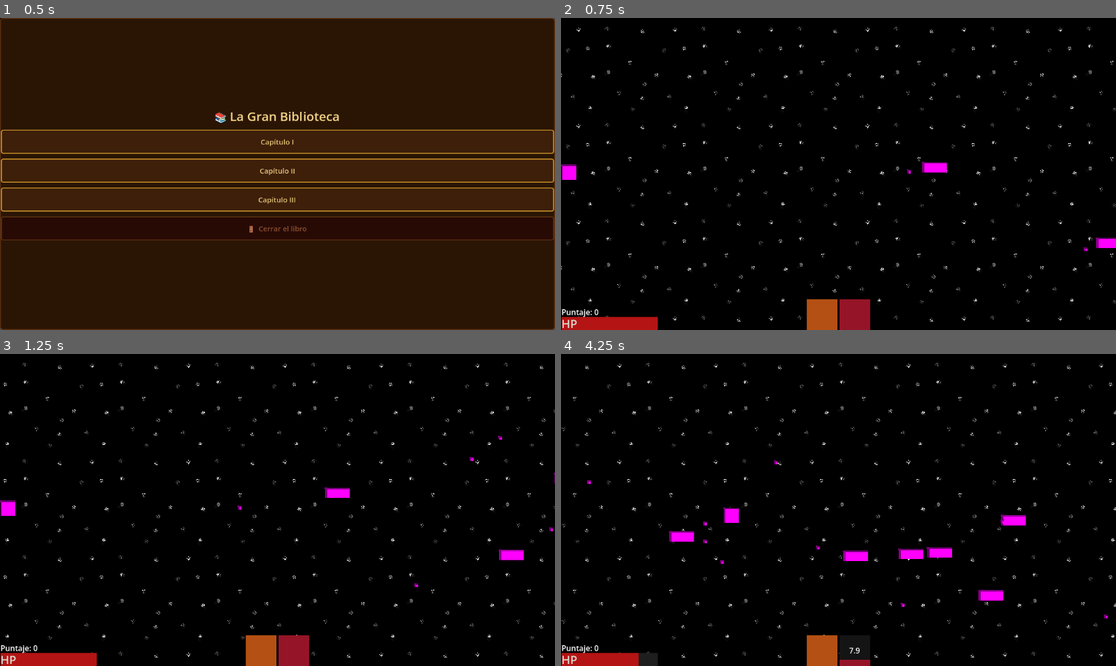
Above: before the commit, frames 1-4 (two rows, left to right).
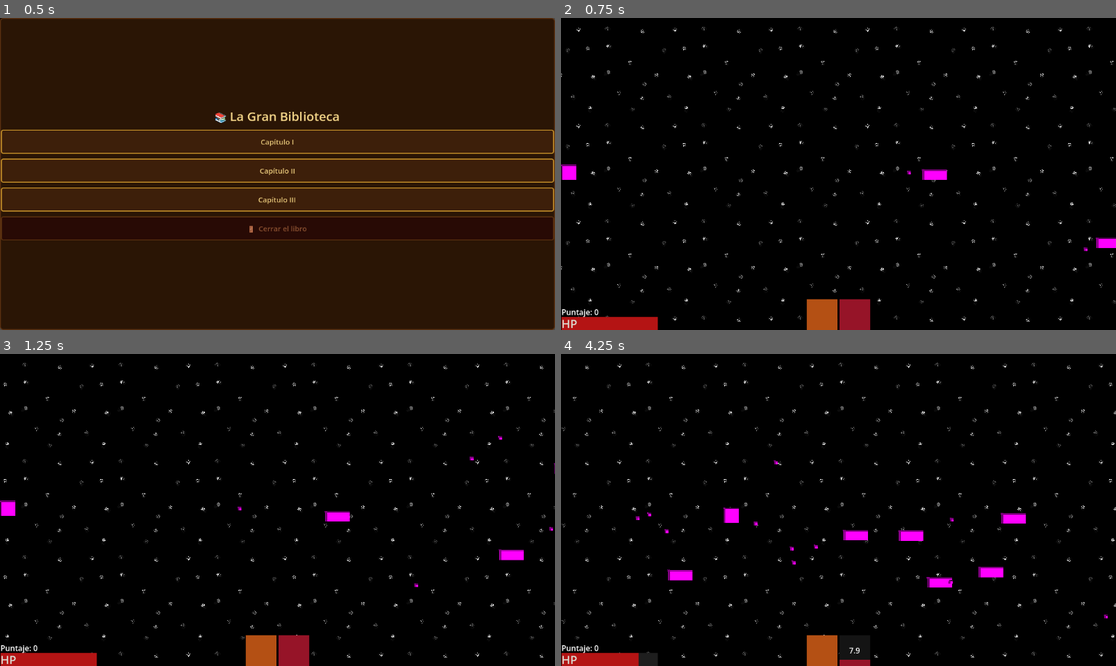
Above: after the commit, the same moments.

Repository: wfeboSKL/tales-for-the-asleep
Game: Godot game, scene res://scenes/Menu/Mewou.tscn
Same seed, same stepped clock (60 frames per second), same inputs: the game is played once before the commit and once after it.
Inputs:
- Up to frame 1 (0.5 s): no input
- Up to frame 2 (0.75 s): click "Capítulo I" at 0.5 s
- Up to frame 3 (1.25 s): no input
- Up to frame 4 (4.25 s): tap Enter at 1.25, 3.6 s; hold D (move_right) 1.28-2.03 s; hold Shift (focus) 1.28-2.03 s; tap Space at 1.52, 2.27, 3.77 s; hold S (move_down) 2.03-2.78 s; tap J (melee) at 2.1 s; hold D (move_right) 2.78-3.53 s; hold K (shoot) 2.78-3.53 s; hold W (move_up) from 3.53 s (still down)

Frame 1 is identical in both runs. In frame 2, 0.2% of the frame differs, in the area x 62-70%, y 46-52%; in frame 3, 0.3%; in frame 4, 1.8%, in the area x 4-84%, y 40-82%.

Commit message:
Agrehar xp_value a enemigos y acumular XP en GameData

Diff:
--- a/scenes/enemies/enemy.tscn
+++ b/scenes/enemies/enemy.tscn
@@ -1,6 +1,6 @@
 [gd_scene format=3 uid="uid://biqtee13nxlpm"]
 
-[ext_resource type="Script" uid="uid://uw6y6ldd64lj" path="res://scenes/enemies/enemy.gd" id="1_7p1mj"]
+[ext_resource type="Script" uid="uid://uw6y6ldd64lj" path="res://scenes/enemies/enemy_basic.gd" id="1_7p1mj"]
 
 [sub_resource type="RectangleShape2D" id="RectangleShape2D_7p1mj"]
 size = Vector2(52, 20)
--- a/scenes/enemies/enemy.gd
+++ b/scenes/enemies/enemy_basic.gd
@@ -6,6 +6,8 @@
 const SPEED_Y = 100.0
 #Se establece la vida inicial (la cual cambiará por impactos)
 var health = 3
+#Se define cuanta experiencia dará
+var xp_value = 25
 #Se establece el cooldown de la bala inicial
 var shoot_cooldown = 0.0
 #Referencia al jugador, inicia vacía hasta que la escena esté lista
@@ -68,6 +70,8 @@
 		#Se actualiza el puntaje y la cantidad de kills
 		GameData.score += 100.0
 		GameData.enemies_killed += 1
+		GameData.player_xp += xp_value
+		print(GameData.player_xp)
 		queue_free()
 
 #-- OBTENER PLAYER --
--- a/scenes/enemies/enemy_pattern.gd
+++ b/scenes/enemies/enemy_pattern.gd
@@ -3,6 +3,9 @@
 extends CharacterBody2D
 #La vida inicial
 var health = 7
+#Se define cuanta experiencia dará
+var xp_value = 25
+
 #El cooldown de disparo
 var shoot_cooldown = 0.0
 #Tiempo para el movimiento sinusoidal
@@ -81,6 +84,7 @@
 		#Se suma 175 al puntaje y 1 al contador de kills
 		GameData.score += 175.0
 		GameData.enemies_killed += 1
+		GameData.player_xp += xp_value
 		queue_free()
 
 func _ready():
Renamed: scenes/enemies/enemy.gd.uid -> scenes/enemies/enemy_basic.gd.uid
